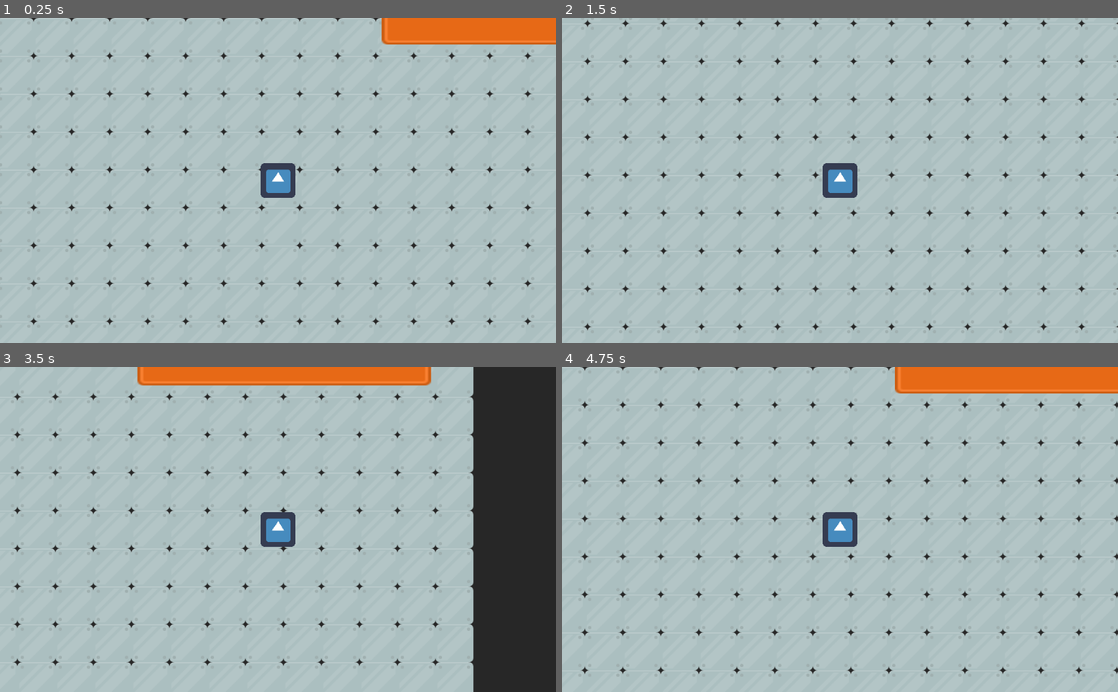
Above: before the commit, frames 1-4 (two rows, left to right).
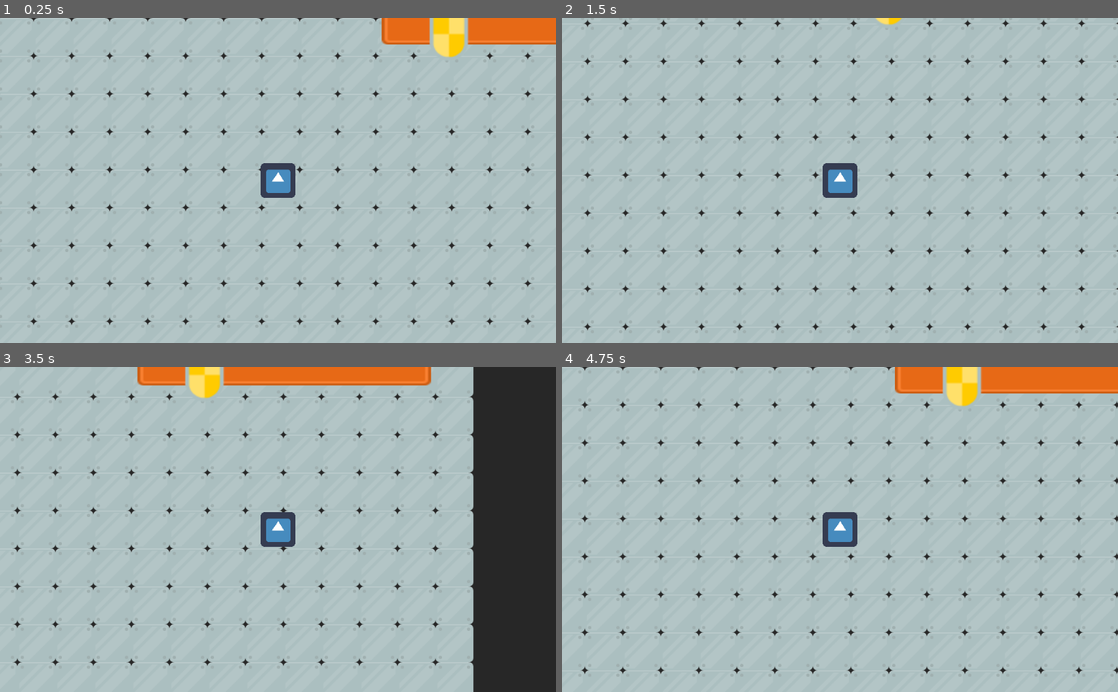
Above: after the commit, the same moments.

Repository: cznrhubarb/loveinthetimeofcapitalism
Game: Godot game, scene res://scn/DistributionCenter.tscn
The game is run twice, just before and just after one commit, with the same random seed, the same clock (stepped at 60 frames per second) and the same inputs. The engine's default icon, where the game draws it, is replaced by a stand-in: a white triangle on a blue panel in a dark square.
Inputs:
- Up to frame 1 (0.25 s): no input
- Up to frame 2 (1.5 s): tap Enter at 0.5 s; hold D (move_right) 0.53-1.28 s; hold S (move_down) from 1.28 s (still down)
- Up to frame 3 (3.5 s): release S (move_down) at 2.03 s; hold D (move_right) 2.03-2.78 s; hold W (move_up) from 2.78 s (still down)
- Up to frame 4 (4.75 s): release W (move_up) at 3.53 s; hold A (move_left) from 3.53 s (still down)

The runs differ from the first frame. In frame 1, 0.7% of the frame differs, in the area x 77-85%, y 0-13%; in frame 2, less than 0.1%; in frame 3, 0.6%; in frame 4, 0.8%, in the area x 68-76%, y 0-13%.

Commit message:
adds bin with bin menu

Diff:
--- a/project.godot
+++ b/project.godot
@@ -23,26 +23,22 @@
 
 move_right={
 "deadzone": 0.5,
-"events": [ Object(InputEventKey,"resource_local_to_scene":false,"resource_name":"","device":0,"alt":false,"shift":false,"control":false,"meta":false,"command":false,"pressed":false,"scancode":16777233,"unicode":0,"echo":false,"script":null)
-, Object(InputEventKey,"resource_local_to_scene":false,"resource_name":"","device":0,"alt":false,"shift":false,"control":false,"meta":false,"command":false,"pressed":false,"scancode":68,"unicode":0,"echo":false,"script":null)
+"events": [ Object(InputEventKey,"resource_local_to_scene":false,"resource_name":"","device":0,"alt":false,"shift":false,"control":false,"meta":false,"command":false,"pressed":false,"scancode":68,"unicode":0,"echo":false,"script":null)
  ]
 }
 move_left={
 "deadzone": 0.5,
 "events": [ Object(InputEventKey,"resource_local_to_scene":false,"resource_name":"","device":0,"alt":false,"shift":false,"control":false,"meta":false,"command":false,"pressed":false,"scancode":65,"unicode":0,"echo":false,"script":null)
-, Object(InputEventKey,"resource_local_to_scene":false,"resource_name":"","device":0,"alt":false,"shift":false,"control":false,"meta":false,"command":false,"pressed":false,"scancode":16777231,"unicode":0,"echo":false,"script":null)
  ]
 }
 move_up={
 "deadzone": 0.5,
 "events": [ Object(InputEventKey,"resource_local_to_scene":false,"resource_name":"","device":0,"alt":false,"shift":false,"control":false,"meta":false,"command":false,"pressed":false,"scancode":87,"unicode":0,"echo":false,"script":null)
-, Object(InputEventKey,"resource_local_to_scene":false,"resource_name":"","device":0,"alt":false,"shift":false,"control":false,"meta":false,"command":false,"pressed":false,"scancode":16777232,"unicode":0,"echo":false,"script":null)
  ]
 }
 move_down={
 "deadzone": 0.5,
 "events": [ Object(InputEventKey,"resource_local_to_scene":false,"resource_name":"","device":0,"alt":false,"shift":false,"control":false,"meta":false,"command":false,"pressed":false,"scancode":83,"unicode":0,"echo":false,"script":null)
-, Object(InputEventKey,"resource_local_to_scene":false,"resource_name":"","device":0,"alt":false,"shift":false,"control":false,"meta":false,"command":false,"pressed":false,"scancode":16777234,"unicode":0,"echo":false,"script":null)
  ]
 }
 
--- /dev/null
+++ b/scn/BinContentsMenu.gd
@@ -0,0 +1,17 @@
+extends Sprite
+
+# Declare member variables here. Examples:
+# var a = 2
+# var b = "text"
+
+# Called when the node enters the scene tree for the first time.
+func _ready():
+	pass # Replace with function body.
+
+# Called every frame. 'delta' is the elapsed time since the previous frame.
+#func _process(delta):
+#	pass
+
+# TODO fill_with_icon
+func fill_with_icon(icon_type):
+	print(icon_type)
--- a/scn/DistributionCenter.tscn
+++ b/scn/DistributionCenter.tscn
@@ -6,6 +6,8 @@
 [ext_resource path="res://scn/OrderTerminal.tscn" type="PackedScene" id=4]
 [ext_resource path="res://img/platformIndustrial_046.png" type="Texture" id=5]
 [ext_resource path="res://src/Slidedown Menu.gd" type="Script" id=6]
+[ext_resource path="res://img/shieldGold.png" type="Texture" id=7]
+[ext_resource path="res://scn/BinContentsMenu.gd" type="Script" id=8]
 
 [sub_resource type="TileSet" id=1]
 0/name = "metalRounded.png 0"
@@ -48,4 +50,10 @@
 autostart = true
 
 [node name="HUDTween" type="Tween" parent="CanvasLayer"]
+
+[node name="BinContentsMenu" type="Sprite" parent="CanvasLayer"]
+position = Vector2( 530, -400 )
+scale = Vector2( 11, 10 )
+texture = ExtResource( 7 )
+script = ExtResource( 8 )
 [connection signal="timeout" from="CanvasLayer/Slidedown Menu/Timer" to="CanvasLayer/Slidedown Menu" method="_on_Timer_timeout"]
--- a/scn/Shelf.tscn
+++ b/scn/Shelf.tscn
@@ -1,9 +1,14 @@
-[gd_scene load_steps=3 format=2]
+[gd_scene load_steps=6 format=2]
 
 [ext_resource path="res://img/red_button.png" type="Texture" id=1]
+[ext_resource path="res://img/shieldGold.png" type="Texture" id=2]
+[ext_resource path="res://scn/src/Bin.gd" type="Script" id=3]
+
+[sub_resource type="RectangleShape2D" id=1]
+extents = Vector2( 94.9777, 22.6833 )
 
 [sub_resource type="RectangleShape2D" id=2]
-extents = Vector2( 94.9777, 22.6833 )
+extents = Vector2( 19.5073, 27.8608 )
 
 [node name="Wall" type="Sprite"]
 position = Vector2( 687.757, 54.1336 )
@@ -13,4 +18,18 @@
 [node name="StaticBody2D" type="StaticBody2D" parent="."]
 
 [node name="CollisionShape2D" type="CollisionShape2D" parent="StaticBody2D"]
+shape = SubResource( 1 )
+
+[node name="Bin" type="Sprite" parent="."]
+position = Vector2( -51.2265, 12.8825 )
+scale = Vector2( 0.70394, 0.999999 )
+texture = ExtResource( 2 )
+script = ExtResource( 3 )
+
+[node name="Area2D" type="Area2D" parent="Bin"]
+
+[node name="CollisionShape2D" type="CollisionShape2D" parent="Bin/Area2D"]
+position = Vector2( -3.05176e-05, 0.101334 )
 shape = SubResource( 2 )
+[connection signal="body_entered" from="Bin/Area2D" to="Bin" method="_on_Area2D_body_entered"]
+[connection signal="body_exited" from="Bin/Area2D" to="Bin" method="_on_Area2D_body_exited"]
--- /dev/null
+++ b/scn/src/Bin.gd
@@ -0,0 +1,31 @@
+extends Sprite
+
+# TODO set a local bin var for item_type, set by constructor
+var item_type = "NOTEBOOK"
+
+# TODO add constructor
+
+onready var tween = get_tree().get_root().find_node("HUDTween", true, false)
+onready var menu = get_tree().get_root().find_node("BinContentsMenu", true, false)
+
+# Called when the node enters the scene tree for the first time.
+func _ready():
+	pass # Replace with function body.
+
+# Called every frame. 'delta' is the elapsed time since the previous frame.
+#func _process(delta):
+#	pass
+
+
+func _on_Area2D_body_entered(body):
+	# Ignore the Wall's collision
+	if body == get_parent().get_node("StaticBody2D"):
+		return
+	tween.interpolate_property(menu, "position", Vector2(530, -400), Vector2(530, 200), .5, Tween.TRANS_QUAD, Tween.EASE_OUT)
+	tween.start()
+	# TODO call the menu's icon fill function
+	menu.fill_with_icon(item_type)
+
+func _on_Area2D_body_exited(body):
+	tween.interpolate_property(menu, "position", Vector2(530, 200), Vector2(530, -400), .5, Tween.TRANS_QUAD, Tween.EASE_OUT)
+	tween.start()
Binary file added: img/shieldGold.png
Not shown, added: img/shieldGold.png.import
Not shown: 1 places in scn/DistributionCenter.tscn that only renumber resources
Not shown, added: .DS_Store
